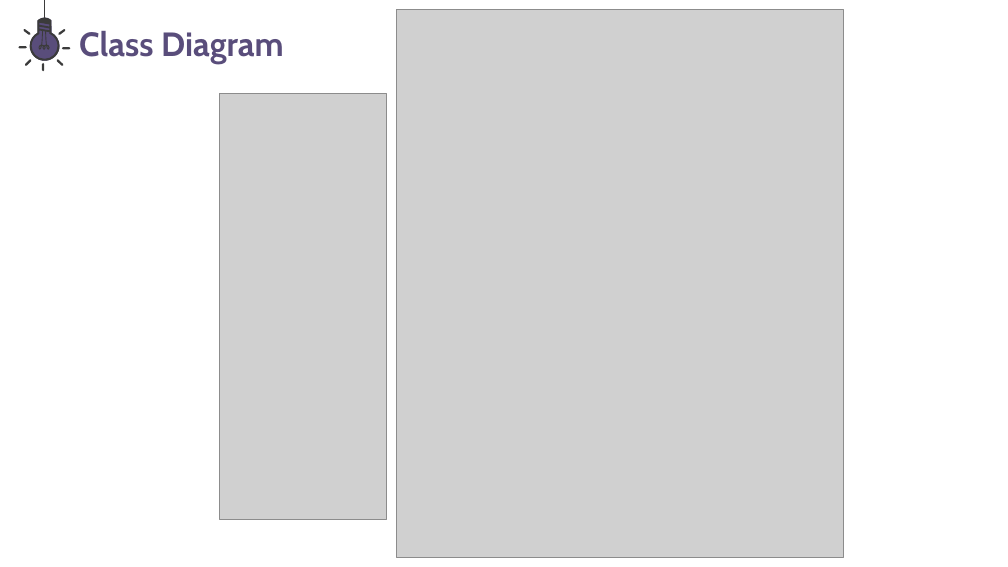
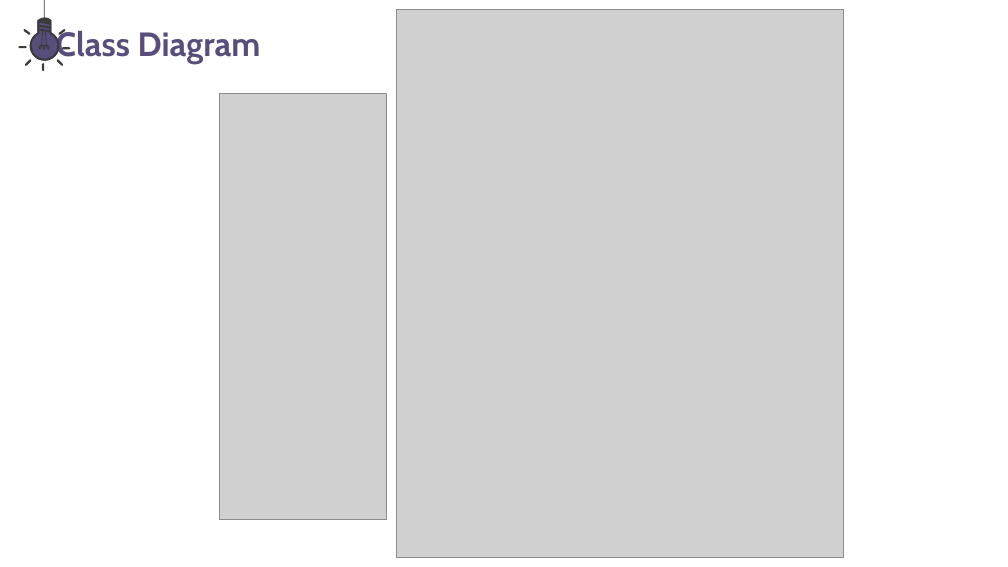
Before and after one commit to yoyo0213/oop-2025-proj-TA_v.s._Professor, a slide deck: slide 5 of oop final project.pptx. Drawn at 1008x567 pixels with LibreOffice and Linux fonts; fonts in the diff are those of the drawing; grey boxes stand for pictures. Boxes give left, top, right and bottom in pixels: in the first picture for what was removed or moved away, otherwise in the second. Text is boxed around its words. In the diff, an @@ line names an element or a change of style, - is before the commit and + after.

```diff
--- a/oop final project.pptx
+++ b/oop final project.pptx
@@ freeform shape at [29, 17, 59, 60]: outline redrawn @@
@@ line (45, 20) - (45, 0): stroke #3B3B3B 1 pt to #3B3B3B 0.75 pt @@
@@ text "Class Diagram": place and size @@
-text "Class Diagram" at [79, 31, 284, 64]
+text "Class Diagram" at [56, 29, 261, 64]
@@ freeform shape at [58, 29, 66, 35]: outline redrawn @@
```
Also in this commit, not shown: 14 other slides changed.
